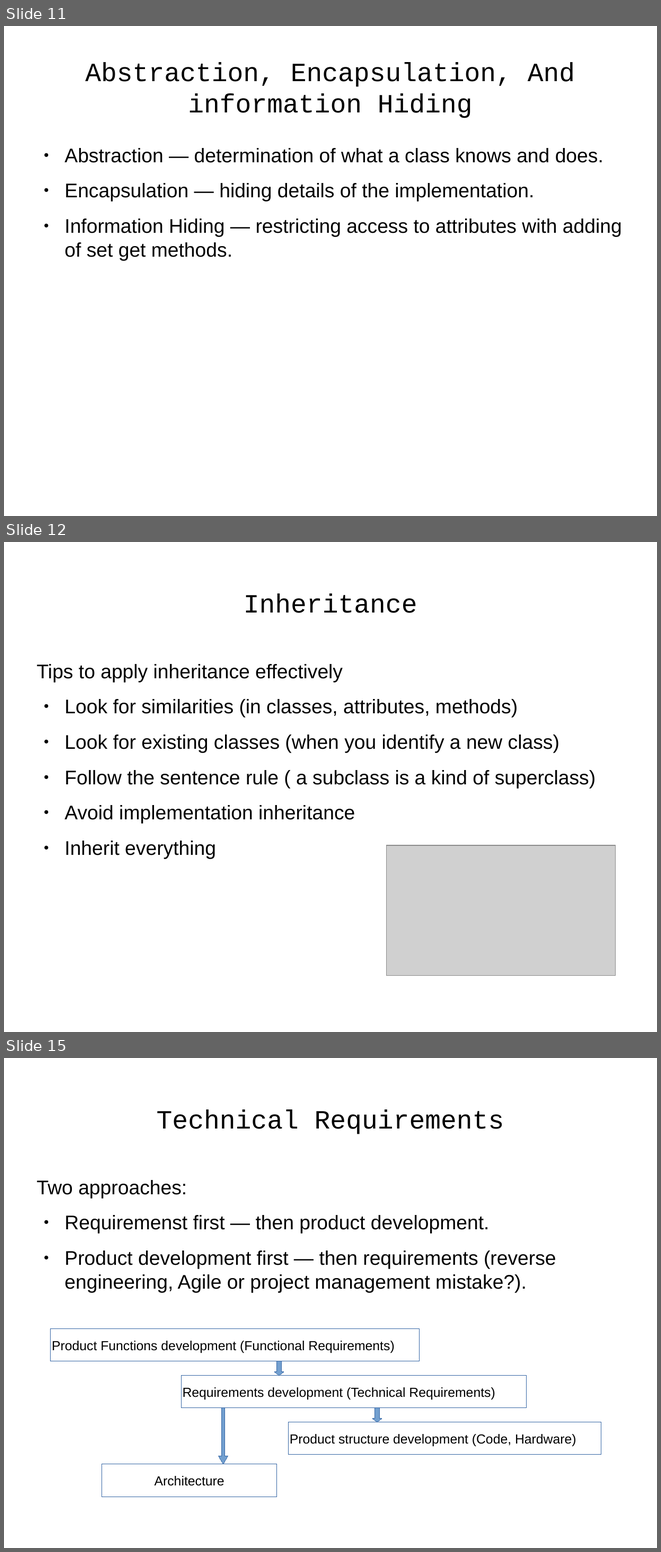
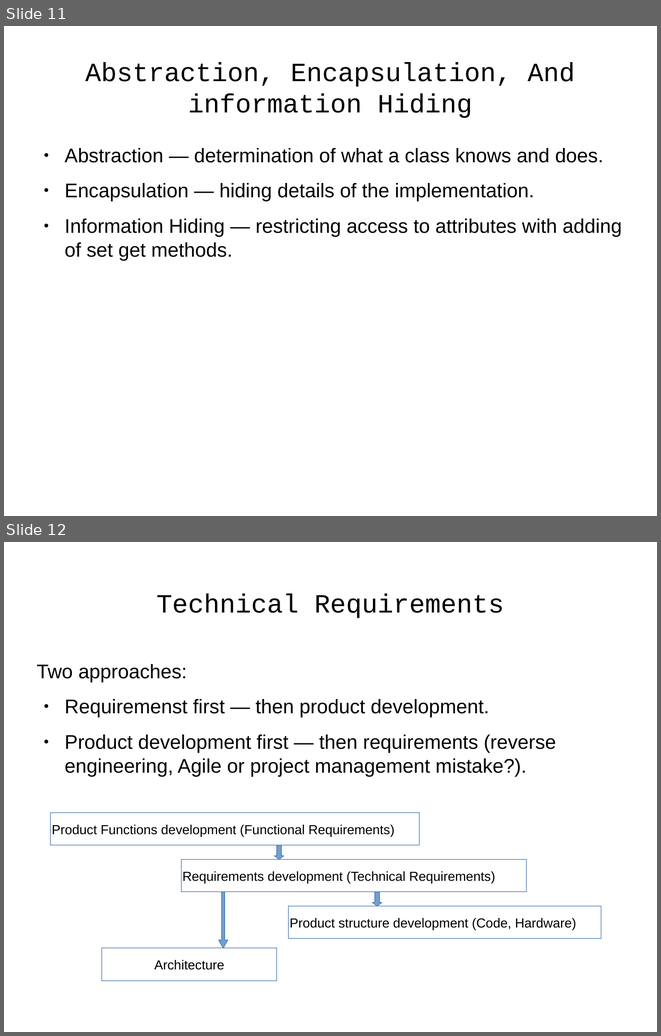
Before and after one commit to j-avdeev/EnterpriseSystemsDevelopment, a slide deck: Lec5 - UML-Requirements-Use Case/Enterprise System Development - lec day5 - UML-Requirements-Use Case.odp. Shown one above the other, each under a label of ours: slides 11, 12 and 15 before the commit, slides 11 and 12 after it; the slides between them are not shown. The pictures are 661x1552 and 661x1036 pixels, drawn with LibreOffice and Linux fonts; fonts in the diff are those of the drawing; grey boxes stand for pictures. Boxes give left, top, right and bottom in pixels: in the first picture for what was removed or moved away, otherwise in the second. Text is boxed around its words. In the diff, an @@ line names an element or a change of style, - is before the commit and + after.

```diff
--- a/Lec5 - UML-Requirements-Use Case/Enterprise System Development - lec day5 - UML-Requirements-Use Case.odp
+++ b/Lec5 - UML-Requirements-Use Case/Enterprise System Development - lec day5 - UML-Requirements-Use Case.odp
@@ slide 12 removed at (x1=4, y1=542, x2=657, y2=1032), background #FFFFFF @@
@@ title removed at (x1=244, y1=593, x2=417, y2=613) @@
-Inheritance
@@ text removed at (x1=37, y1=664, x2=595, y2=859) @@
-Tips to apply inheritance effectively
-● Look for similarities (in classes, attributes, methods)
-● Look for existing classes (when you identify a new class)
-● Follow the sentence rule ( a subclass is a kind of superclass)
-● Avoid implementation inheritance
-● Inherit everything
@@ picture removed at (x1=387, y1=845, x2=616, y2=976) @@
@@ what was slide 15 is now slide 12 @@
```
Also in this commit, not shown: 2 slides changed, 2 slides added, 2 other slides removed, 1 other file.
